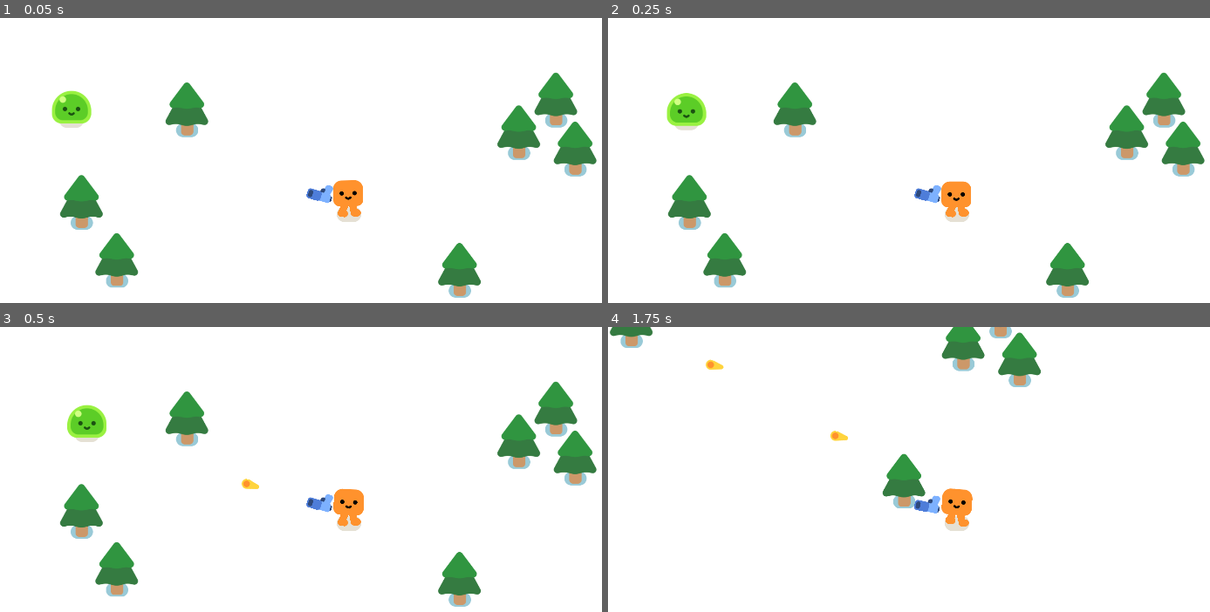
Above: before the commit, frames 1-4 (two rows, left to right).
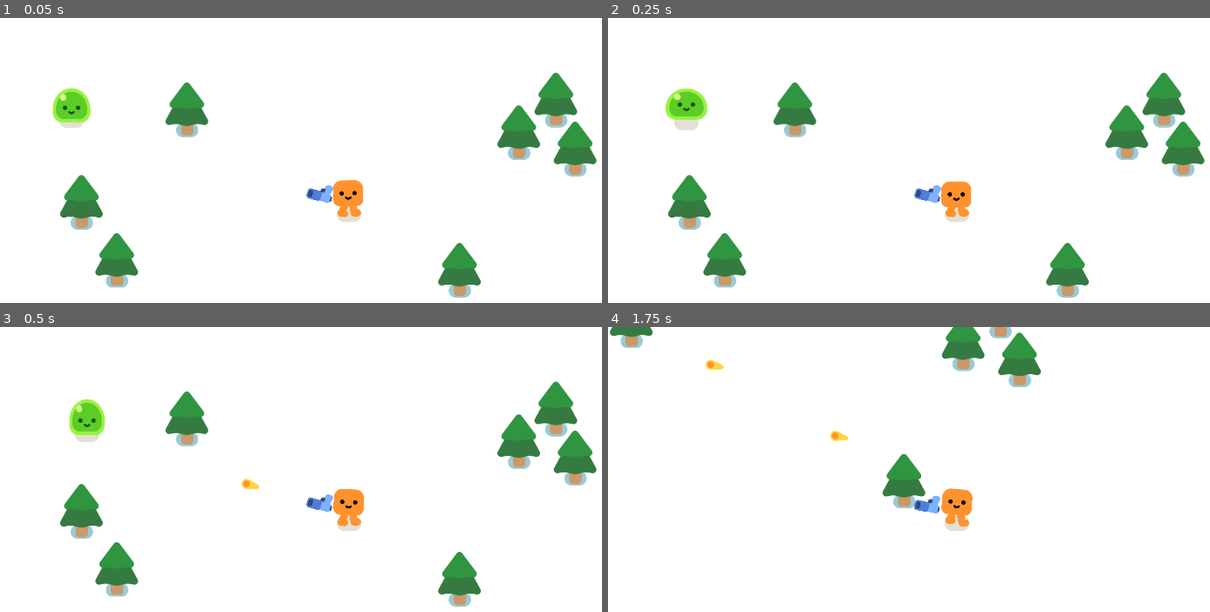
Above: after the commit, the same moments.

Repository: RockinPaul/gdquest_shooter
Game: Godot game, scene res://game.tscn
Two runs of this game, one before a commit and one after it. Both use one fixed random seed, a clock stepped at 60 frames per second and the inputs below.
Inputs:
- Up to frame 1 (0.05 s): no input
- Up to frame 2 (0.25 s): no input
- Up to frame 3 (0.5 s): no input
- Up to frame 4 (1.75 s): hold D (move_right) 0.53-1.28 s; hold S (move_down) from 1.28 s (still down)

The runs differ from the first frame. In frame 1, 0.2% of the frame differs, in the area x 8-16%, y 24-38%; in frame 2, 0.5%, in the area x 9-17%, y 24-38%; in frame 3, 0.4%; in frame 4, nothing differs.

Commit message:
feat: add slime animation to mob character

Diff:
--- a/mob.gd
+++ b/mob.gd
@@ -1,7 +1,12 @@
 extends CharacterBody2D
 
 @onready var player = get_node("/root/Game/Player")
+@onready var slime: Node2D = $Slime
+
 var health = 3
+
+func _ready() -> void:
+	slime.play_walk()
 
 func _physics_process(_delta: float) -> void:
 	var direction = global_position.direction_to(player.global_position)
